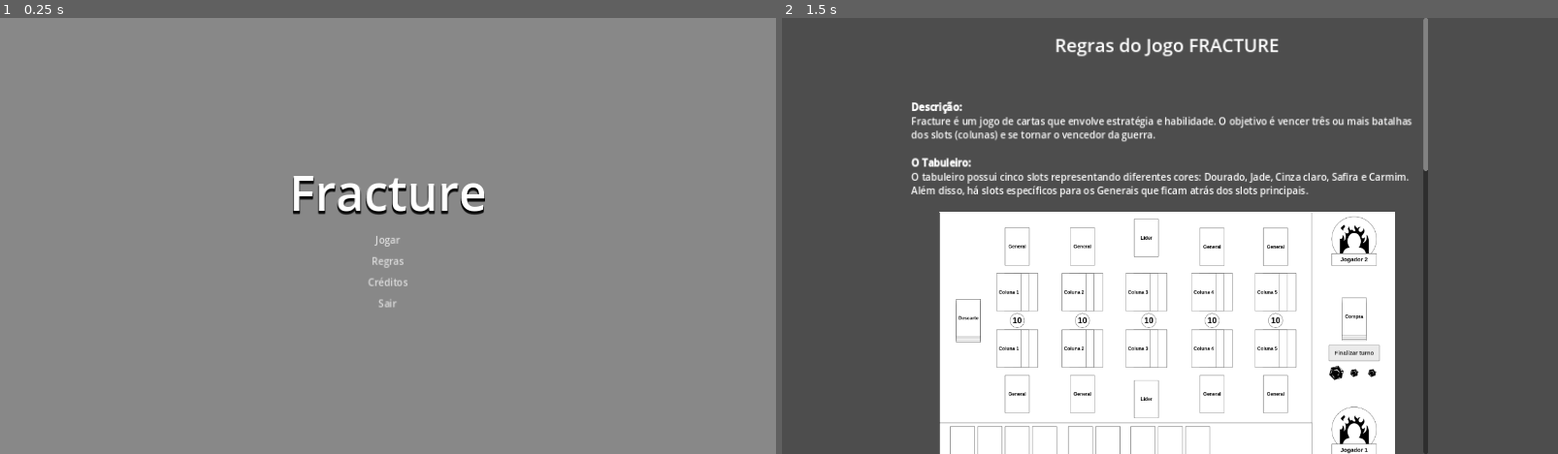
Above: before the commit, frames 1-2 (left to right).
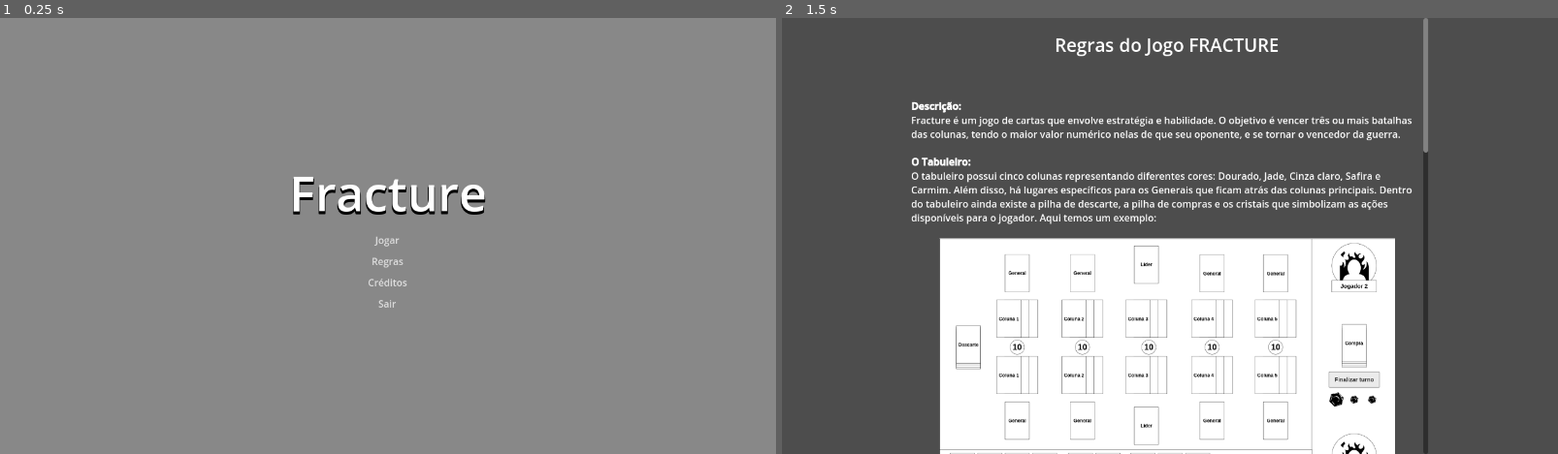
Above: after the commit, the same moments.

Repository: 1JoaoVitor/fracture
Game: Godot game, scene res://Interface/Menu/tela_menu.tscn
Two runs of this game, one before a commit and one after it. Both use one fixed random seed, a clock stepped at 60 frames per second and the inputs below.
Inputs:
- Up to frame 1 (0.25 s): no input
- Up to frame 2 (1.5 s): click "Regras" at 0.5 s; tap Enter at 1.25 s

The runs differ from the first frame. In frame 1, 0.5% of the frame differs, in the area x 37-63%, y 36-67%; in frame 2, 11%, in the area x 16-84%, y 4-100%.

Commit message:
Formatação de algumas partes de Rgras

Diff:
--- a/Interface/Regras/regras.tscn
+++ b/Interface/Regras/regras.tscn
@@ -36,14 +36,17 @@
 
 
 [b]Descrição:[/b]
-Fracture é um jogo de cartas que envolve estratégia e habilidade. O objetivo é vencer três ou mais batalhas dos slots (colunas) e se tornar o vencedor da guerra.
+Fracture é um jogo de cartas que envolve estratégia e habilidade. O objetivo é vencer três ou mais batalhas das colunas, tendo o maior valor numérico nelas de que seu oponente, e se tornar o vencedor da guerra.
 
 [b]O Tabuleiro:[/b]
-O tabuleiro possui cinco slots representando diferentes cores: Dourado, Jade, Cinza claro, Safira e Carmim. Além disso, há slots específicos para os Generais que ficam atrás dos slots principais.
+O tabuleiro possui cinco colunas representando diferentes cores: Dourado, Jade, Cinza claro, Safira e Carmim. Além disso, há lugares específicos para os Generais que ficam atrás das colunas principais. Dentro do tabuleiro ainda existe a pilha de descarte, a pilha de compras e os cristais que simbolizam as ações disponíveis para o jogador. Aqui temos um exemplo:
 
 [center][img]res://Imagens/Tabuleiro_fracture.png[/img][/center]
 
 [b]Divisão das Cartas:[/b]
+
+	As cartas são divididas em algumas categorias, tanto de poder e habilidades quanto de funções que possuem dentro do jogo. Elas são separadas em:
+
 	• Líderes: Representantes de cada raça, cartas especiais com habilidades únicas.
 	•  Generais: Cartas com habilidades ativadas imediatamente ao serem jogadas.
 	• Soldados: Cartas numeradas de 2 a 10 que participam das batalhas.
@@ -54,24 +57,21 @@
 	• Cartas de Reforço: Soldados adicionais.
 
 [b]Dinâmica do Jogo:[/b]
-• Os jogadores alternam seus turnos. Cada turno tem um tempo limite de dois minutos.
-• Ações disponíveis durante o turno:
-  ◦ Comprar (ação obrigatória): Comprar uma carta do baralho.
+	O jogo começa com cada jogador recebendo cinco cartas do baralho e a cada turno comprando uma carta adicional. Ambos os jogadores dividirão o mesmo baralho e portanto as cartas são limitadas e conhecidas pelos dois. Após a compra inicial a partida se dará por troca de turnos com cada turno tem um tempo limite de dois minutos que será simbolizado na direita do tabuleiro. Durante o seu turno você poderá usar Mana, a mana é dividida em dois tipos de cristais, o primeiro um cristal maior representando a ação principal, e o segundo tipo dois cristais menores que representam as ações adicionais. Com isso a cada turno você terá uma ação principal e duas adicionais, podendo realizar algumas ações como:
+
   ◦ Ativar habilidades de Líderes (ação adicional): Ativar a habilidade de um Líder em jogo (uma vez por partida).
   ◦ Usar Generais (ação adicional): Usar um General da sua mão.
   ◦ Posicionamento (ação principal): Colocar uma carta virada para baixo em um slot.
-  ◦ Reforço (ação principal/adicional): Aprimorar o poder de um slot com uma Carta Âncora. Combinações: Alta+Baixa, Média+Média, Média+Baixa+Baixa, Baixa+Baixa+Baixa.
-    ▪ Reforço Alto: Carta Alta em cima de Baixa ou vice-versa.
-    ▪ Reforço Médio: Carta Média em cima de Média ou Baixa.
-    ▪ Reforço Baixo: Carta Baixa em cima de Média ou Baixa.
-  ◦ Substituição (ação principal/adicional): Trocar uma carta no slot por outra da mão.
+  ◦ Substituição (ação principal/adicional): Trocar uma carta na coluna por outra da mão.  Essa ação depende de qual carta será usada para determinar qual será seu custo (entre principal ou adicional).
   ◦ Compra Adicional (duas ações adicionais): Descartar uma carta para comprar outra.
-  ◦ Mudança de ação (Mecânica): Trocar uma ação principal por três adicionais.
-  ◦ Sintonizar Tropas (Mecânica): Combinar duas cartas de valor 2 de cores diferentes para formar uma carta com a soma dos valores.
+  ◦ Mudança de ação (Mecânica): Trocar uma ação principal por uma adicional (ficando com 3 adicionais). Essa ação não custa Mana.
+  ◦ Sintonizar Tropas (Mecânica): Combinar duas cartas de valor 2 de cores diferentes para formar uma carta com a soma dos valores. Essa ação não custa Mana.
   ◦ Passar a vez: Passar o turno para o oponente.
-• O jogo termina quando o Baralho de Compras acaba. A rodada final ocorre e as batalhas são resolvidas.
-• Vence quem tiver o maior valor numérico total em um slot. Em caso de empate geral, vence quem tiver a maior soma dos valores de todos os slots.
 
+[b]Ação de Reforço[/b]: Você pode aprimorar o poder de uma coluna com uma Carta Âncora podendo fazer diversas e fortes combinações como: Alta+Baixa, Média+Média, Média+Baixa+Baixa, Baixa+Baixa+Baixa. Essa ação depende de qual carta será usada para determinar qual será seu custo (entre principal ou adicional).
+    ▪ Reforço Alto: Carta Alta em cima de Baixa ou vice-versa. (ação principal)
+    ▪ Reforço Médio: Carta Média em cima de Média ou Baixa. (ação principal)
+    ▪ Reforço Baixo: Carta Baixa em cima de Média ou Baixa. (ação adicional)
 
 [b]Habilidades das Cartas:[/b]
 Algumas cartas possuem habilidades que aumentam a diversidade de jogadas e estratégia.
@@ -79,7 +79,7 @@
 [b]Habilidades dos Líderes:[/b]
 • Ophidianos: Você olha a pilha de descartes e escolhe cartas para jogar automaticamente.
   ◦ Opções: Duas baixas, uma média ou uma alta.
-  ◦ Pode usar \"Sintonizar Tropas\" com cartas de valor 2.
+  ◦ Pode usar \"Sintonizar Tropas\" com cartas de valor 2 da pilha de descarte com a da mão.
 • Viridanos: Durante este turno, todos os seus slots são coringa e todos os seus reforços são adicionais.
 
 [b]Habilidades dos Generais:[/b]
@@ -94,4 +94,4 @@
 • Ação Adicional: Usar descarte e compra: Descarte uma carta e compre outra.
 
 [b]Batalhas e Final do Jogo:[/b]
-Quando o Baralho de Compras acabar, ocorre a rodada final. As batalhas são vencidas pelo maior valor numérico em um slot. Empate geral: maior soma dos valores de todos os slots."
+	Quando o baralho de compras acabar o jogador que NÃO comprou a última carta terá o último turno da partida e com isso ocorrerão as batalhas coluna a coluna. Quem tiver um maior valor numérico na respectiva coluna irá ser o vencedor da mesma. Caso haja empate quem tiver maior valor total de todas as colunas irá ganhar a guerra."
--- a/project.godot
+++ b/project.godot
@@ -20,7 +20,7 @@
 window/size/viewport_width=1280
 window/size/viewport_height=720
 window/size/mode=3
-window/stretch/mode="canvas_items"
+window/stretch/mode="viewport"
 
 [global_group]
 
